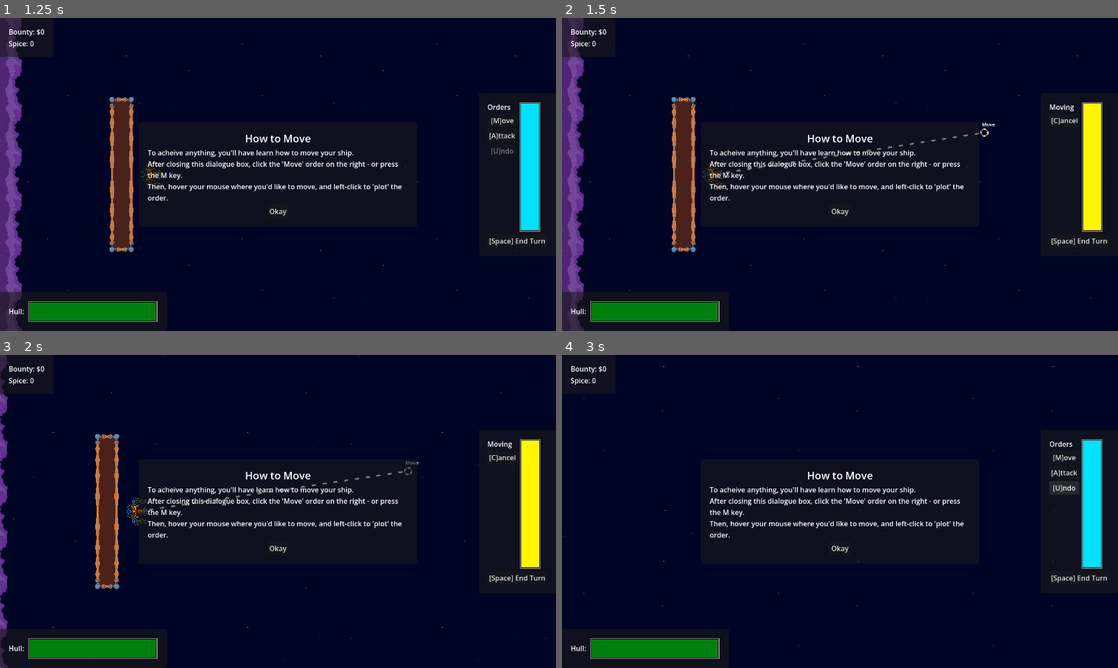
Above: before the commit, frames 1-4 (two rows, left to right).
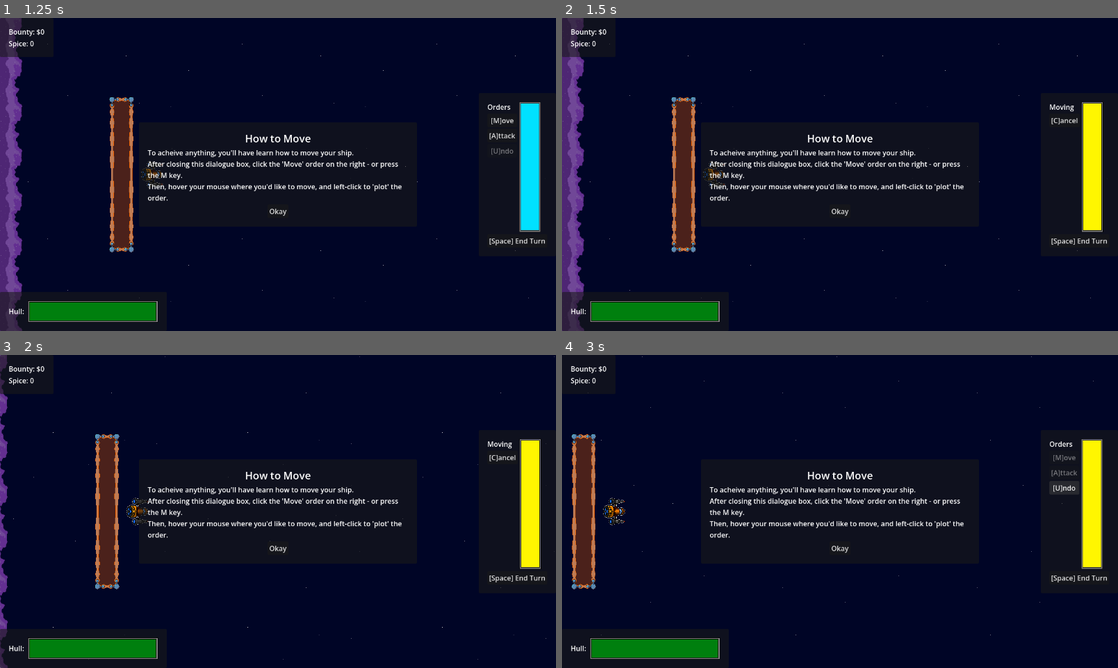
Above: after the commit, the same moments.

Repository: Sadathy/Wild-Jam-93
Game: Godot game, scene res://Scenes/Levels/TutorialLevel.tscn
Same seed, same stepped clock (60 frames per second), same inputs: the game is played once before the commit and once after it. This scene is started directly instead of the project's main scene.
Inputs:
- Up to frame 1 (1.25 s): click "Okay" at 0.5 s
- Up to frame 2 (1.5 s): click "[M]ove" at 1.25 s
- Up to frame 3 (2 s): no input
- Up to frame 4 (3 s): click "[C]ancel" at 2 s; click "[U]ndo" at 2.75 s

Frame 1 is identical in both runs. In frame 2, 0.2% of the frame differs, in the area x 29-78%, y 33-50%; in frame 3, 0.1%; in frame 4, 3.7%, in the area x 0-97%, y 0-93%.
Error in both runs: Invalid access to property or key 'min_x' on a base object of type 'Nil'. (res://Scripts/Player/camera.gd:23)

Commit message:
victory screen
Added a victory screen, closing the loop of the game

Diff:
--- a/wild-jam-93-project/Scenes/Menus/level_select.tscn
+++ b/wild-jam-93-project/Scenes/Menus/level_select.tscn
@@ -4,6 +4,8 @@
 [ext_resource type="Texture2D" uid="uid://waha2uhoxmuk" path="res://Assets/Textures/space_background.png" id="2_sis06"]
 [ext_resource type="Script" uid="uid://c1eojjonkfaeb" path="res://Scripts/UI/select_camera_panner.gd" id="3_h8yer"]
 [ext_resource type="Script" uid="uid://bi5mjlqocdl47" path="res://Scripts/UI/select_camera.gd" id="3_sis06"]
+[ext_resource type="Texture2D" uid="uid://0paqfs1ntl3v" path="res://Assets/Textures/title-screen-ship.png" id="5_8wugl"]
+[ext_resource type="Script" uid="uid://bmoyvejwbllxv" path="res://Scenes/Menus/victory_screen.gd" id="5_hihw3"]
 
 [node name="LevelSelect" type="Node2D" unique_id=87903366]
 script = ExtResource("1_leldv")
@@ -20,3 +22,56 @@
 [node name="SelectCamera" type="Camera2D" parent="SelectCameraPanner" unique_id=892512705]
 unique_name_in_owner = true
 script = ExtResource("3_sis06")
+
+[node name="VictoryScreen" type="CanvasLayer" parent="." unique_id=850093080]
+unique_name_in_owner = true
+visible = false
+script = ExtResource("5_hihw3")
+
+[node name="Polygon2D" type="Polygon2D" parent="VictoryScreen" unique_id=1295843754]
+texture = ExtResource("2_sis06")
+polygon = PackedVector2Array(-60, -42, 1335, -21, 1332, 773, -79, 754)
+
+[node name="PanelContainer" type="PanelContainer" parent="VictoryScreen" unique_id=1904566647]
+anchors_preset = 4
+anchor_top = 0.5
+anchor_bottom = 0.5
+offset_top = -81.5
+offset_right = 575.0
+offset_bottom = 81.5
+grow_vertical = 2
+
+[node name="MarginContainer" type="MarginContainer" parent="VictoryScreen/PanelContainer" unique_id=1367562290]
+layout_mode = 2
+theme_override_constants/margin_left = 20
+theme_override_constants/margin_top = 20
+theme_override_constants/margin_right = 20
+theme_override_constants/margin_bottom = 20
+
+[node name="VBoxContainer" type="VBoxContainer" parent="VictoryScreen/PanelContainer/MarginContainer" unique_id=1570468595]
+layout_mode = 2
+
+[node name="LabelWelldone" type="Label" parent="VictoryScreen/PanelContainer/MarginContainer/VBoxContainer" unique_id=1728191722]
+layout_mode = 2
+theme_override_font_sizes/font_size = 24
+text = "Congratualtions, you finished your run!"
+horizontal_alignment = 1
+
+[node name="LabelSPICE" type="Label" parent="VictoryScreen/PanelContainer/MarginContainer/VBoxContainer" unique_id=1481405833]
+unique_name_in_owner = true
+layout_mode = 2
+text = "Over the course of the run, you managed to gather X spice."
+
+[node name="LabelBOUNTY" type="Label" parent="VictoryScreen/PanelContainer/MarginContainer/VBoxContainer" unique_id=827239394]
+unique_name_in_owner = true
+layout_mode = 2
+text = "You also racked up a bounty of $X!"
+
+[node name="ButtonCONTINUE" type="Button" parent="VictoryScreen/PanelContainer/MarginContainer/VBoxContainer" unique_id=2107818328]
+unique_name_in_owner = true
+layout_mode = 2
+text = "Continue"
+
+[node name="Sprite2D" type="Sprite2D" parent="VictoryScreen" unique_id=331811515]
+position = Vector2(803, 300)
+texture = ExtResource("5_8wugl")
--- /dev/null
+++ b/wild-jam-93-project/Scenes/Menus/victory_screen.gd
@@ -0,0 +1,19 @@
+extends CanvasLayer
+
+@onready var label_spice: Label = %LabelSPICE
+@onready var label_bounty: Label = %LabelBOUNTY
+@onready var button_continue: Button = %ButtonCONTINUE
+
+func _ready() -> void:
+	button_continue.pressed.connect(on_continue)
+
+func victory() -> void:
+	show()
+	label_bounty.text = str("You also racked up a bounty of $", Global.bounty, "!")
+	label_spice.text = str("Over the course of the run, you managed to gather ", Global.credits, " spice.")
+
+func on_continue() -> void:
+	get_parent().main_menu.show()
+	Global.bounty = 0
+	Global.credits = 0
+	get_parent().queue_free()
--- a/wild-jam-93-project/Scripts/States/state_attack_plot.gd
+++ b/wild-jam-93-project/Scripts/States/state_attack_plot.gd
@@ -41,18 +41,18 @@
 	target_line = TARGET_LINE.instantiate()
 	target_line.set_point_position(0, order_origin)
 	target_line.texture = TARGET_LINE_ART
-	get_tree().get_root().add_child(target_line)
+	Global.level.add_child(target_line)
 	target_line.modulate = Color(1, 1, 1, 1)
 
 	indicator = TARGET_INDICATOR.instantiate()
 	indicator.label = "Attack"
-	get_tree().get_root().add_child(indicator)
+	Global.level.add_child(indicator)
 	indicator.sprite.texture = INDICATOR_ART
 	indicator.modulate = Color(1, 1, 1, 1)
 
 	# Create our temporary targeting line
 	attack_line = ATTACK_LINE.instantiate()
-	get_tree().get_root().add_child(attack_line)
+	Global.level.add_child(attack_line)
 	attack_line.modulate = Color(1, 1, 1, 1)
 
 	# Deduct the fixed fuel cost of this order, for now just using the minimum fuel cost
@@ -81,14 +81,14 @@
 		var new_indicator = TARGET_INDICATOR.instantiate()
 		new_indicator.position = vector_from
 		new_indicator.label = str(CONTROLLER.order_id)
-		get_tree().get_root().add_child(new_indicator)
+		Global.level.add_child(new_indicator)
 		new_indicator.sprite.texture = INDICATOR_ART
 		new_indicator.modulate = Color(1, 1, 1, 1)
 
 		var new_target_line = TARGET_LINE.instantiate()
 		new_target_line.set_point_position(0, order_origin)
 		new_target_line.set_point_position(1, vector_from)
-		get_tree().get_root().add_child(new_target_line)
+		Global.level.add_child(new_target_line)
 		new_target_line.texture = TARGET_LINE_ART
 		new_target_line.modulate = Color(1, 1, 1, 1)
 
@@ -96,7 +96,7 @@
 		var new_attack_line = ATTACK_LINE.instantiate()
 		new_attack_line.set_point_position(0, vector_from)
 		new_attack_line.set_point_position(1, vector_to)
-		get_tree().get_root().add_child(new_attack_line)
+		Global.level.add_child(new_attack_line)
 		new_attack_line.modulate = Color(1, 1, 1, 1)
 
 		order = {
--- a/wild-jam-93-project/Scripts/States/state_move_plot.gd
+++ b/wild-jam-93-project/Scripts/States/state_move_plot.gd
@@ -26,11 +26,11 @@
 
 	# Create order indicators
 	indicator = TARGET_INDICATOR.instantiate()
-	get_tree().get_root().add_child(indicator)
+	Global.level.add_child(indicator)
 	indicator.modulate = Color(1, 1, 1, 1)
 
 	line = TARGET_LINE.instantiate()
-	get_tree().get_root().add_child(line)
+	Global.level.add_child(line)
 	line.modulate = Color(1, 1, 1, 1)
 
 	# Initialise data for this order
@@ -81,12 +81,12 @@
 		var new_indicator = TARGET_INDICATOR.instantiate()
 		new_indicator.position = mouse_pos
 		new_indicator.label = str(CONTROLLER.order_id)
-		get_tree().get_root().add_child(new_indicator)
+		Global.level.add_child(new_indicator)
 		new_indicator.modulate = Color(1, 1, 1, 1)
 		var new_line = TARGET_LINE.instantiate()
 		new_line.set_point_position(0, order_origin)
 		new_line.set_point_position(1, mouse_pos)
-		get_tree().get_root().add_child(new_line)
+		Global.level.add_child(new_line)
 		new_line.modulate = Color(1, 1, 1, 1)
 		order = {
 			"origin": order_origin,
--- a/wild-jam-93-project/Scripts/UI/MainMenu.gd
+++ b/wild-jam-93-project/Scripts/UI/MainMenu.gd
@@ -40,6 +40,7 @@
 	AudioManager.play(preload("res://Assets/Audio/obsydianx/confirm_style_2_003.wav"))
 	var new_level = LEVEL_SELECT.instantiate()
 	get_tree().get_root().add_child(new_level)
+	new_level.main_menu = self
 	hide()
 
 func tutorial_pressed() -> void:
--- a/wild-jam-93-project/Scripts/UI/level_select.gd
+++ b/wild-jam-93-project/Scripts/UI/level_select.gd
@@ -11,6 +11,8 @@
 var min_x = -100
 var max_y = 360
 var min_y = -360
+
+var main_menu = null
 
 var band_one_x: float
 var band_two_x: float
@@ -89,6 +91,8 @@
 var stages: Dictionary = {}
 var current_stage: int = 0
 var starting_stage: bool = false
+
+@onready var victory_screen: CanvasLayer = %VictoryScreen
 
 func _ready() -> void:
 	var p_arr = PackedVector2Array([Vector2(min_x, max_y), Vector2(max_x, max_y), Vector2(max_x, min_y), Vector2(min_x, min_y)])
@@ -143,6 +147,16 @@
 	current_stage = stage_id
 	select_camera.make_current()
 	show()
+	if current_stage > no_stages - band_three_size:
+		victory()
+
+func victory() -> void:
+	# Go through and queue free all our stages and our stage selector
+	selector.queue_free()
+	for i in no_stages + 1:
+		stages[i]["stage"].queue_free()
+		victory_screen.victory()
+
 
 func make_constellation() -> void:
 	# Generate a constellation of levels
Not shown, added: wild-jam-93-project/Scenes/Menus/victory_screen.gd.uid
